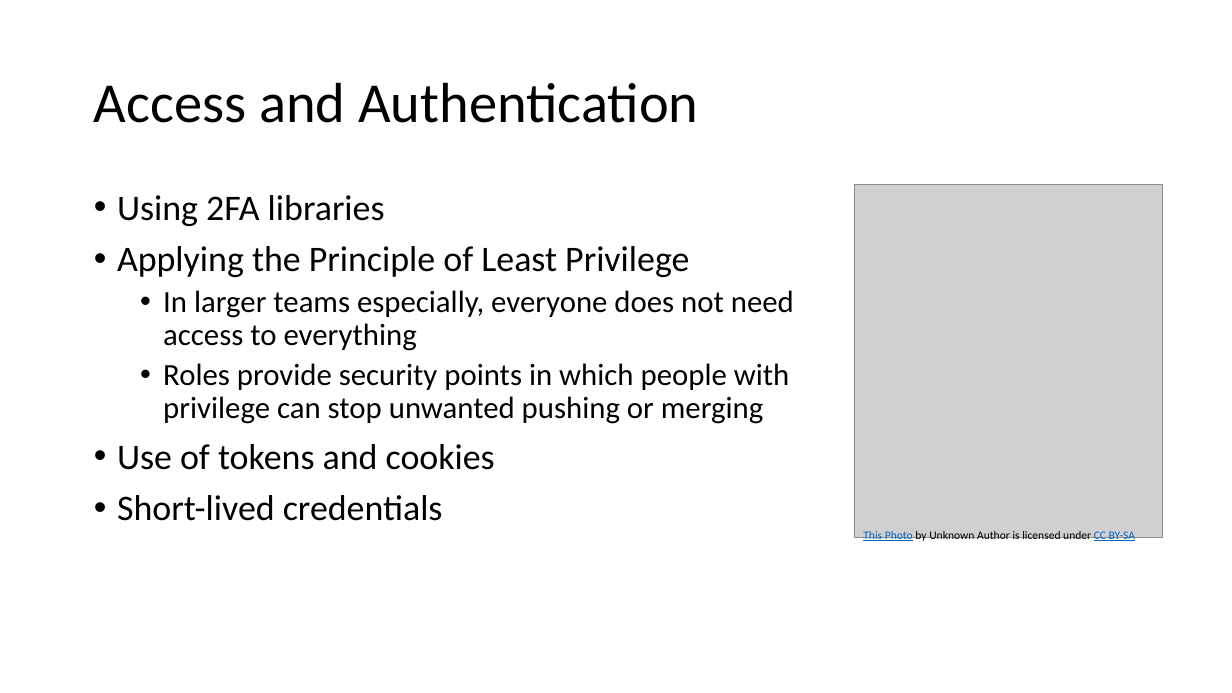
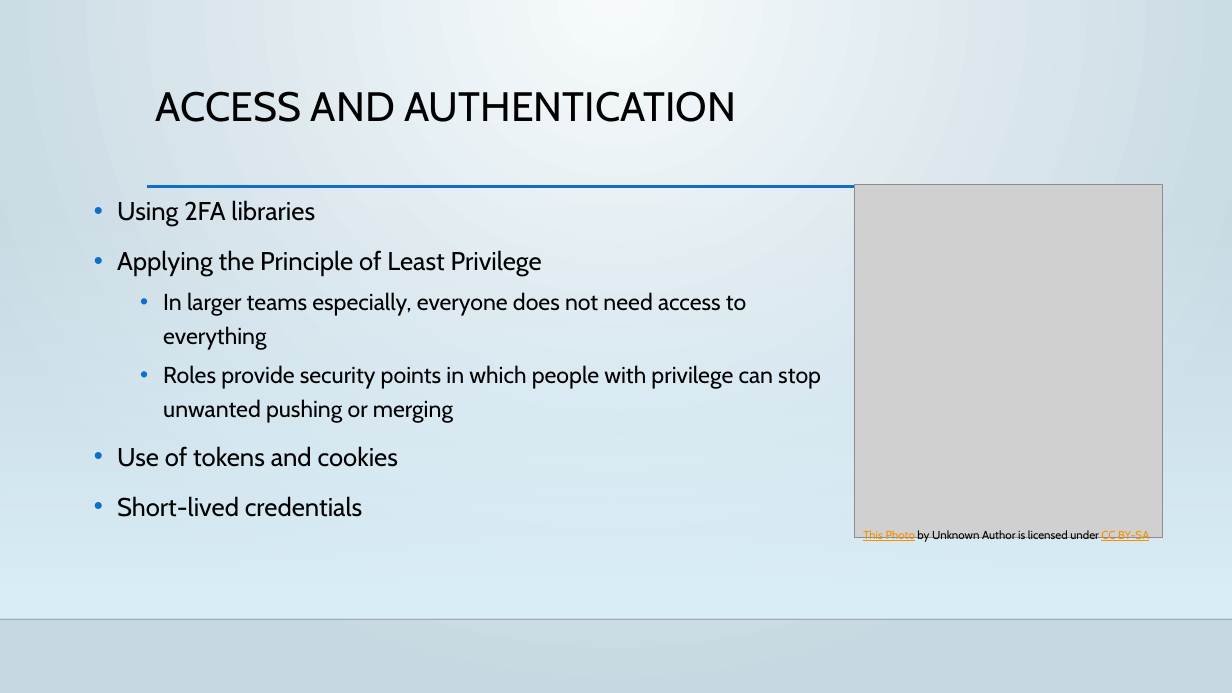
Before and after one commit to D-Faison/csd-380, a slide deck: slide 4 of module-11/Faison_11_SecuirtyControls.pptx. Drawn at 1232x693 pixels with LibreOffice and Linux fonts; fonts in the diff are those of the drawing; grey boxes stand for pictures; background and template pictures are left out. Boxes give left, top, right and bottom in pixels: in the first picture for what was removed or moved away, otherwise in the second. Text is boxed around its words. In the diff, an @@ line names an element or a change of style, - is before the commit and + after.

```diff
--- a/module-11/Faison_11_SecuirtyControls.pptx
+++ b/module-11/Faison_11_SecuirtyControls.pptx
@@ background #FFFFFF to gradient #F6FBFD to #C7D9E2 @@
@@ title "ACCESS AND AUTHENTICATION" at (156, 91, 736, 122): vertical alignment middle to top @@
@@ title at (156, 91, 736, 122): text changed; size 44 to 32 pt; font Calibri to Cabin @@
-Access and Authentication
+ACCESS AND AUTHENTICATION
@@ rectangle added at (0, 204, 1232, 619), fill gradient #DBEFF9 @@
@@ text "Using 2FA libraries" at (117, 200, 821, 517): size 28 to 20 pt in "Using 2FA libraries", "Applying the Principle of Least Privilege", "Use of tokens and cookies", "Short-lived credentials"; font Calibri to Cabin; size 24 to 18 pt in "In larger teams especially, everyone does not ...", "Roles provide security points in which people ..."; line spacing 0.9 to 1.2 @@
@@ line added from (147, 187) to (1118, 187), #0F6FC6 2.5 pt @@
@@ text "This Photo by Unknown Author ..." at (863, 530, 1149, 542): font Calibri to Cabin; text colour #0563C1 to #F49100 in "This Photo CC BY-SA" @@
@@ line added from (0, 619) to (1232, 619), #000001 1 pt @@
```
Also in this commit, not shown: 8 other slides changed.
